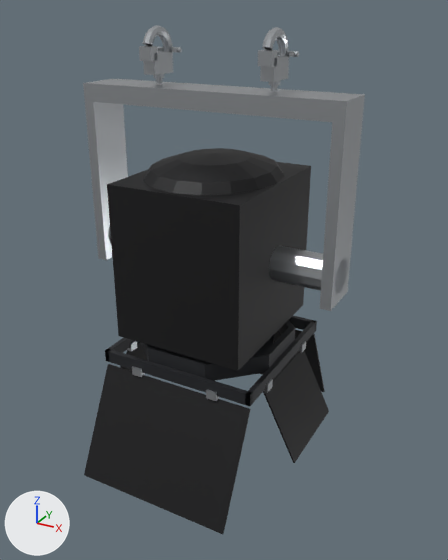
What one commit did to the glTF model assets/models/lamps/fresnel-barn-doors-2kw.glb.
The view is the same before and after, from a camera (50 mm lens) standing at (0.707, -1.24, 0.124) and looking at (0.03, -0.01, -0.492). Lighting does not change. The marker at lower left points along +X, +Y and +Z. The picture after the commit comes second. Where no turn or scale is listed for an object, it has been applied to the vertices. Vertices at exactly the same position are counted once.

Objects in the first picture: 'barn-door-bottom', 'barn-door-frame', 'barn-door-right', 'barn-door-top', 'body', 'colour-frame-runner', 'hanging-frame', 'truss-coupler' and 3 more.
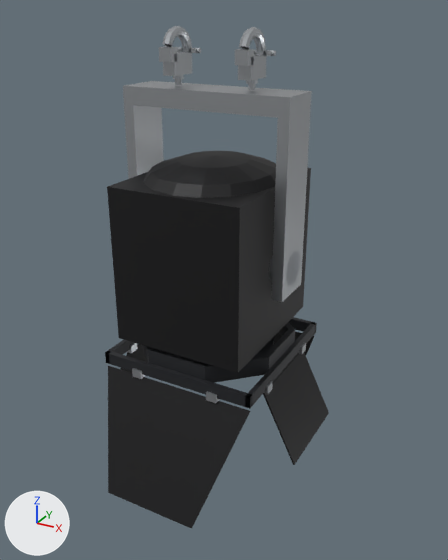
Pixel boxes [x1, y1, x2, y2] of what changed, in the pictures (448 x 560 px; the box of a moved part takes in the faces that stretch with it):
'hanging-frame', reshaped (33% narrower)
    before: [83, 79, 365, 311]
    after: [123, 81, 312, 302]
'barn-door-bottom', reshaped (15% narrower)
    before: [84, 364, 251, 534]
    after: [108, 366, 250, 528]
'truss-coupler', reshaped (28% narrower)
    before: [139, 26, 289, 91]
    after: [159, 26, 266, 90]
'barn-door-top', reshaped (mostly hidden afterwards)
    before: [259, 330, 325, 392]
    after: [274, 332, 314, 355]
part 3 of me_hanging_frame, added
    after: [269, 251, 300, 285]
part 4 of me_hanging_frame, rebuilt (33% narrower)
    before: [83, 79, 365, 311]
    after: [123, 81, 312, 302]
part 5 of me_hanging_frame, deleted
    before: [108, 227, 348, 294]
part 6 of me_truss_coupler, moved or reshaped
    before: [143, 26, 173, 51]
    after: [163, 26, 192, 52]
part 7 of me_truss_coupler, moved or reshaped
    before: [143, 51, 173, 75]
    after: [163, 52, 192, 76]
part 8 of me_truss_coupler, moved or reshaped
    before: [139, 46, 157, 61]
    after: [159, 46, 177, 62]
part 9 of me_truss_coupler, moved or reshaped
    before: [154, 74, 164, 78]
    after: [173, 75, 184, 80]
part 10 of me_truss_coupler, moved or reshaped
    before: [156, 78, 163, 84]
    after: [175, 79, 182, 85]
part 11 of me_truss_coupler, moved or reshaped
    before: [262, 27, 288, 56]
    after: [239, 27, 266, 55]
part 12 of me_truss_coupler, moved or reshaped
    before: [260, 55, 289, 82]
    after: [238, 54, 266, 81]
part 13 of me_truss_coupler, moved or reshaped
    before: [258, 50, 277, 67]
    after: [235, 49, 254, 66]
part 14 of me_truss_coupler, moved or reshaped
    before: [269, 81, 280, 86]
    after: [246, 79, 258, 84]
part 15 of me_truss_coupler, moved or reshaped
    before: [271, 85, 278, 91]
    after: [248, 84, 256, 90]

Edits to the bpy script that builds the scene:
```text
Change me_barn_door_bottom:
    remove me_barn_door_bottom.from_pydata(...)  # 8 vertices, 12 faces; spans x -0.2..0.2, y -0.324..-0.194, z -0.959..-0.699
    add me_barn_door_bottom.from_pydata(...)  # 8 vertices, 12 faces; spans x -0.2..0.2, y -0.329..-0.194, z -0.975..-0.704
    me_barn_door_bottom part 1
    add for i in [*range(4, 8)]: me_barn_door_bottom.vertices[i].co += Vector((0.0, 0.0, -0.005))
    me_barn_door_bottom.vertices[0].co: (-0.2, -0.324, -0.957) -> (-0.12, -0.329, -0.974)  # pixel (83, 475) -> pixel (108, 492)
    me_barn_door_bottom.vertices[1].co: (0.2, -0.324, -0.957) -> (0.12, -0.329, -0.974)  # pixel (222, 534) -> pixel (191, 528)
    me_barn_door_bottom.vertices[2].co: (0.2, -0.32, -0.959) -> (0.12, -0.326, -0.975)  # pixel (223, 533) -> pixel (192, 528)
    me_barn_door_bottom.vertices[3].co: (-0.2, -0.32, -0.959) -> (-0.12, -0.326, -0.975)  # pixel (84, 474) -> pixel (109, 492)
Change me_barn_door_top:
    remove me_barn_door_top.from_pydata(...)  # 8 vertices, 12 faces; spans x -0.2..0.2, y 0.194..0.324, z -0.959..-0.699
    add me_barn_door_top.from_pydata(...)  # 8 vertices, 12 faces; spans x -0.2..0.2, y 0.194..0.296, z -0.908..-0.704
    me_barn_door_top part 2
    add for i in [*range(4, 8)]: me_barn_door_top.vertices[i].co += Vector((0.0, 0.0, -0.005))
    me_barn_door_top.vertices[0].co: (-0.2, 0.32, -0.959) -> (-0.12, 0.293, -0.908)
    me_barn_door_top.vertices[1].co: (0.2, 0.32, -0.959) -> (0.12, 0.293, -0.908)  # pixel (324, 392) -> not seen
    me_barn_door_top.vertices[2].co: (0.2, 0.324, -0.957) -> (0.12, 0.296, -0.906)  # pixel (324, 391) -> not seen
    me_barn_door_top.vertices[3].co: (-0.2, 0.324, -0.957) -> (-0.12, 0.296, -0.906)
Change me_hanging_frame:
    remove me_hanging_frame.from_pydata(...)  # 59 vertices, 120 faces; spans x -0.323..0.323, y -0.057..0.057, z -0.486..-0.04
    add me_hanging_frame.from_pydata(...)  # 72 vertices, 132 faces; spans x -0.207..0.207, y -0.057..0.057, z -0.491..-0.04
    me_hanging_frame part 3: a new loose piece, a 12-sided cylinder along x spanning x 0.165..0.207, y -0.042..0.042, z -0.471..-0.387, in mat_metal_b8bcc0 (light grey #b8bcc0)
    me_hanging_frame part 4: the loose piece of 20 vertices spanning x -0.323..0.323, y -0.057..0.057, z -0.486..-0.04 is rebuilt with 20 vertices and now spans x -0.207..0.207, y -0.057..0.057, z -0.491..-0.04
    me_hanging_frame part 5: the loose piece of 39 vertices spanning x -0.323..0.323, y -0.042..0.042, z -0.465..-0.382 is deleted
    other edits to the shape of me_hanging_frame do not show in these pictures
Change me_truss_coupler:
    remove me_truss_coupler.from_pydata(...)  # 392 vertices, 744 faces; spans x -0.16..0.16, y -0.051..0.053, z -0.037..0.087
    add me_truss_coupler.from_pydata(...)  # 392 vertices, 744 faces; spans x -0.108..0.108, y -0.051..0.053, z -0.037..0.087
    me_truss_coupler part 6: the loose piece of 136 vertices spanning x -0.156..-0.134, y -0.05..0.053, z -0.019..0.087 is moved by (0.052, 0.0, 0.0)
    me_truss_coupler part 7: the loose piece of 8 vertices spanning x -0.16..-0.13, y -0.037..0.037, z -0.015..0.031 is moved by (0.052, 0.0, 0.0)
    me_truss_coupler part 8: the loose piece of 8 vertices spanning x -0.16..-0.13, y -0.051..-0.025, z 0.015..0.045 is moved by (0.052, 0.0, 0.0)
    me_truss_coupler part 9: the loose piece of 26 vertices spanning x -0.157..-0.133, y -0.012..0.012, z -0.025..0.005 is moved by (0.052, 0.0, 0.0)
    me_truss_coupler part 10: the loose piece of 18 vertices spanning x -0.153..-0.137, y -0.008..0.008, z -0.037..-0.015 is moved by (0.052, 0.0, 0.0)
    me_truss_coupler part 11: the loose piece of 136 vertices spanning x 0.134..0.156, y -0.05..0.053, z -0.019..0.087 is moved by (-0.052, 0.0, 0.0)
    me_truss_coupler part 12: the loose piece of 8 vertices spanning x 0.13..0.16, y -0.037..0.037, z -0.015..0.031 is moved by (-0.052, 0.0, 0.0)
    me_truss_coupler part 13: the loose piece of 8 vertices spanning x 0.13..0.16, y -0.051..-0.025, z 0.015..0.045 is moved by (-0.052, 0.0, 0.0)
    me_truss_coupler part 14: the loose piece of 26 vertices spanning x 0.133..0.157, y -0.012..0.012, z -0.025..0.005 is moved by (-0.052, 0.0, 0.0)
    me_truss_coupler part 15: the loose piece of 18 vertices spanning x 0.137..0.153, y -0.008..0.008, z -0.037..-0.015 is moved by (-0.052, 0.0, 0.0)
```
